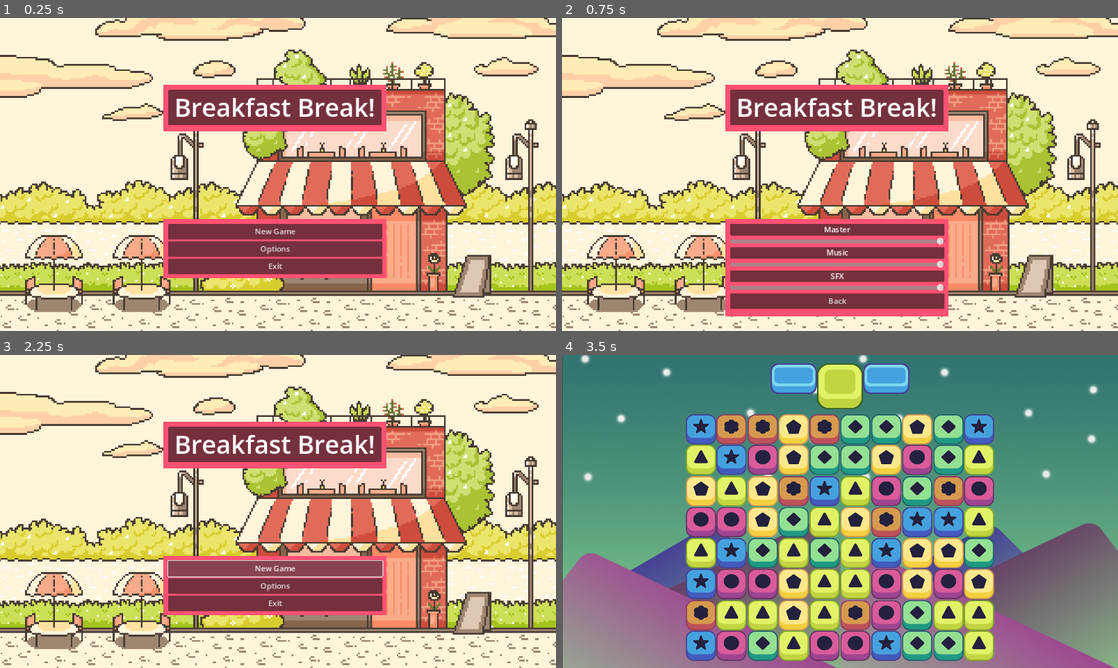
Above: before the commit, frames 1-4 (two rows, left to right).
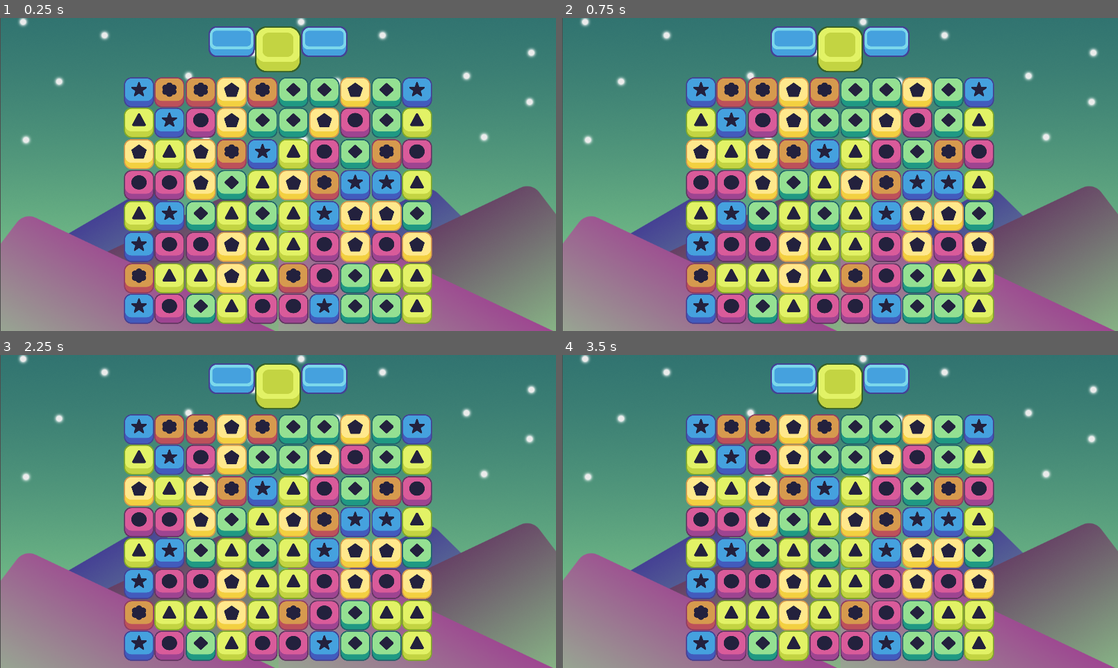
Above: after the commit, the same moments.

Repository: HenBarper/Breakfast_Break
Game: Godot game, scene res://Scenes/Game_Scene.tscn
The game is run twice, just before and just after one commit, with the same random seed, the same clock (stepped at 60 frames per second) and the same inputs. Before the commit the project starts from res://Scenes/Main_Menu.tscn.
Inputs (mouse positions are in pixels of both pictures, inside the frame that each line leads up to):
- Up to frame 1 (0.25 s): no input
- Up to frame 2 (0.75 s): click (834, 249) at 0.5 s, where only the run before the commit has a clickable "Options"
- Up to frame 3 (2.25 s): click (272, 639) at 1.25 s, where only the run before the commit has a clickable "Back"; click (272, 567) at 2 s, where only the run before the commit has a clickable "New Game"
- Up to frame 4 (3.5 s): tap Enter at 2.75 s; move the mouse to (962, 495) at 2.77 s; click (962, 495) at 2.85 s

The runs differ from the first frame. In frame 1, 99% of the frame differs, in the area x 0-100%, y 0-100%; in frame 2, 99%; in frame 3, 99%; in frame 4, nothing differs.

Commit message:
Changed audio settings, added sfx, added tweens, added match checker
Audio:
- Music about 50% to start
- SFX about 25% to start
- Added sound for swapping pieces(currently disabled because it's too annoying)
- Added music player as singleton to play through load into new scene(disabled curretnly)

Changed back to game scene as main scene for testing

Tweens:
- Added small animations when switching pieces.

Matching:
- We can detect if three pieces of the same color are in a row and dims them if so

Diff:
--- a/Scenes/Game_Scene.tscn
+++ b/Scenes/Game_Scene.tscn
@@ -8,6 +8,7 @@
 [ext_resource type="Texture2D" uid="uid://cfyapvokdwd2e" path="res://Art Assets/Pieces/Green Piece.png" id="5_6cjq1"]
 [ext_resource type="Texture2D" uid="uid://bbpo0n71n8p1b" path="res://Art Assets/UI/Bottom UI v 2.png" id="7_bcieu"]
 [ext_resource type="Script" path="res://Scripts/grid.gd" id="8_qfrqt"]
+[ext_resource type="AudioStream" uid="uid://coun8xhj3ra67" path="res://SFX/8-bit-powerup-6768.mp3" id="9_aq4rd"]
 
 [node name="Game_Scene" type="Node2D"]
 
@@ -454,3 +455,7 @@
 x_start = 288
 y_start = 602
 offset = 64
+
+[node name="swapSFX" type="AudioStreamPlayer" parent="."]
+stream = ExtResource("9_aq4rd")
+bus = &"SFX"
--- /dev/null
+++ b/Scenes/music_player.tscn
@@ -0,0 +1,7 @@
+[gd_scene load_steps=2 format=3 uid="uid://d1taffw8y4f7c"]
+
+[ext_resource type="AudioStream" uid="uid://csqxutm2lis7u" path="res://Music/8-bit-arcade-138828.mp3" id="1_pvnxb"]
+
+[node name="Music_Player" type="AudioStreamPlayer"]
+stream = ExtResource("1_pvnxb")
+bus = &"Music"
--- a/Scripts/Main_Menu.gd
+++ b/Scripts/Main_Menu.gd
@@ -9,30 +9,30 @@
 
 func _on_play_pressed():
 	$ButtonPress.play()
-	start_timer.start()
+	start_timer.start() # After SFX timer load game scene
 
-func _on_options_pressed():
+func _on_options_pressed(): # open options menu
 	$ButtonPress.play()
 	main_menu_container.visible = false
 	color_rect_3.visible = true
 	option_container.visible = true
 
-func _on_exit_pressed():
+func _on_exit_pressed(): # quit game
 	$ButtonPress.play()
 	quit_timer.start()
 
-func _on_back_pressed():
+func _on_back_pressed(): # go back from options to main menu
 	$ButtonPress.play()
 	option_container.visible = false
 	color_rect_3.visible = false
 	main_menu_container.visible = true
 
 
-func _on_sfx_slider_drag_ended(value_changed):
+func _on_sfx_slider_drag_ended(value_changed): # play test SFX sound when changing the SFX volume
 	$SFXTest.play()
 
 func _on_start_timer_timeout():
-	get_tree().change_scene_to_file("res://Scenes/Game_Scene.tscn") #Change to level 1
+	get_tree().change_scene_to_file("res://Scenes/Game_Scene.tscn") # Load level 1
 
 func _on_quit_timer_timeout():
-	get_tree().quit()
+	get_tree().quit() # quit out of game
--- a/Scripts/Piece.gd
+++ b/Scripts/Piece.gd
@@ -1,3 +1,21 @@
 extends Node2D
 
 @export var color: String
+var matched = false
+#var move_tween
+
+#func _ready():
+#	move_tween = get_tree().create_tween().bind_node(self)
+#	move_tween.set_trans(Tween.TRANS_ELASTIC)
+#	move_tween.set_ease(Tween.EASE_OUT)
+
+func move(target):
+	var move_tween = get_tree().create_tween().bind_node(self) # creates a tween and binds it to this piece
+	move_tween.set_trans(Tween.TRANS_ELASTIC) # sets the translate mode
+	move_tween.set_ease(Tween.EASE_OUT) # sets the ease mode
+	move_tween.tween_property(self, "position", target, 0.5) # calls the animation
+
+func dim():
+	var sprite = get_node("Sprite2D")
+	sprite.modulate  = Color(1, 1, 1, 0.5)
+	pass
--- a/Scripts/Volume_slider.gd
+++ b/Scripts/Volume_slider.gd
@@ -5,13 +5,13 @@
 var bus_index: int
 
 func _ready() -> void:
-	bus_index = AudioServer.get_bus_index(bus_name)
-	value_changed.connect(_on_value_changed)
+	bus_index = AudioServer.get_bus_index(bus_name) # get index of Audio bus(Music or SFX)
+	value_changed.connect(_on_value_changed) # connect the signal of the slider
 	value = db_to_linear(
-		AudioServer.get_bus_volume_db(bus_index)
+		AudioServer.get_bus_volume_db(bus_index) # get the current volume to set the slider value
 	)
 
-func _on_value_changed(value: float) -> void:
+func _on_value_changed(value: float) -> void: # changed volume to slider value translated linearly to db
 	AudioServer.set_bus_volume_db(
 		bus_index,
 		linear_to_db(value)
--- a/Scripts/grid.gd
+++ b/Scripts/grid.gd
@@ -6,6 +6,9 @@
 @export var x_start: int
 @export var y_start: int
 @export var offset: int
+
+# SFX
+# @onready var swap_sfx = $"../swapSFX"
 
 # piece array
 var possible_pieces = [
@@ -94,17 +97,22 @@
 		print(grid_position2)
 		if is_in_grid(grid_position2.x, grid_position2.y) && controlling: # only works if both click and unclick were on valid grid spaces
 			print("SWIPE")
+			# swap_sfx.play() # PLAY SFX
 			touch_difference(pixel_to_grid(first_touch.x, first_touch.y), grid_position2)
+			controlling = false
 
 func swap_pieces(column, row, direction):
 	var first_piece = all_pieces[column][row] # sets the first selection
 	var other_piece = all_pieces[column + direction.x][row + direction.y] # sets the second piece
 	all_pieces[column][row] = other_piece # sets the first piece to be the second piece
 	all_pieces[column + direction.x][row + direction.y] = first_piece # sets the second piece to be first piece
-	first_piece.position = grid_to_pixel(column + direction.x, row + direction.y) # moves the 1st piece
-	other_piece.position = grid_to_pixel(column, row) # move the second piece
+#	first_piece.position = grid_to_pixel(column + direction.x, row + direction.y) # moves the 1st piece
+#	other_piece.position = grid_to_pixel(column, row) # moves the second piece
+	first_piece.move(grid_to_pixel(column + direction.x, row + direction.y)) # TWEEN VERSION
+	other_piece.move(grid_to_pixel(column, row)) # TWEEN VERSION
+	find_matches()
 
-func touch_difference(grid_1, grid_2):
+func touch_difference(grid_1, grid_2): # find the direction of mouse drag to use for swapping pieces
 	var difference = grid_2 - grid_1
 	if abs(difference.x) > abs(difference.y):
 		if difference.x > 0:
@@ -117,5 +125,29 @@
 		elif difference.y < 0:
 			swap_pieces(grid_1.x, grid_1.y, Vector2(0, -1))
 
-func _process(delta):
-	touch_input()
+func _process(delta): # _process runs every frame
+	touch_input() # check for input eavery frame update
+
+func find_matches():
+	for i in width: # check each column
+		for j in height: # check each row
+			if all_pieces[i][j] != null: # check that the current piece exists
+				var current_color = all_pieces[i][j].color # set color of current piece
+				if i > 0 && i < width - 1:
+					if all_pieces[i - 1][j] != null && all_pieces[i + 1][j] != null: # check that 3 pieces in a row exist
+						if all_pieces[i - 1][j].color == current_color && all_pieces[i + 1][j].color == current_color: # check that the colors match
+							all_pieces[i - 1][j].matched = true
+							all_pieces[i - 1][j].dim()
+							all_pieces[i][j].matched = true
+							all_pieces[i][j].dim()
+							all_pieces[i + 1][j].matched = true
+							all_pieces[i + 1][j].dim()
+				if j > 0 && j < height - 1:
+					if all_pieces[i][j - 1] != null && all_pieces[i][j + 1] != null: # check that 3 pieces in a row exist
+						if all_pieces[i][j - 1].color == current_color && all_pieces[i][j + 1].color == current_color: # check that the colors match
+							all_pieces[i][j - 1].matched = true
+							all_pieces[i][j - 1].dim()
+							all_pieces[i][j].matched = true
+							all_pieces[i][j].dim()
+							all_pieces[i][j + 1].matched = true
+							all_pieces[i][j + 1].dim()
--- a/default_bus_layout.tres
+++ b/default_bus_layout.tres
@@ -5,11 +5,11 @@
 bus/1/solo = false
 bus/1/mute = false
 bus/1/bypass_fx = false
-bus/1/volume_db = 0.267241
+bus/1/volume_db = -14.6228
 bus/1/send = &"Master"
 bus/2/name = &"SFX"
 bus/2/solo = false
 bus/2/mute = false
 bus/2/bypass_fx = false
-bus/2/volume_db = 0.0
+bus/2/volume_db = -30.1465
 bus/2/send = &"Master"
--- a/project.godot
+++ b/project.godot
@@ -11,8 +11,12 @@
 [application]
 
 config/name="Breakfast Break"
-run/main_scene="res://Scenes/Main_Menu.tscn"
+run/main_scene="res://Scenes/Game_Scene.tscn"
 config/features=PackedStringArray("4.1", "GL Compatibility")
+
+[autoload]
+
+MusicPlayer="*res://Scenes/music_player.tscn"
 
 [display]
 
Not shown: 1 places in Scenes/Game_Scene.tscn that only renumber resources
Not shown, changed: export_presets.cfg
